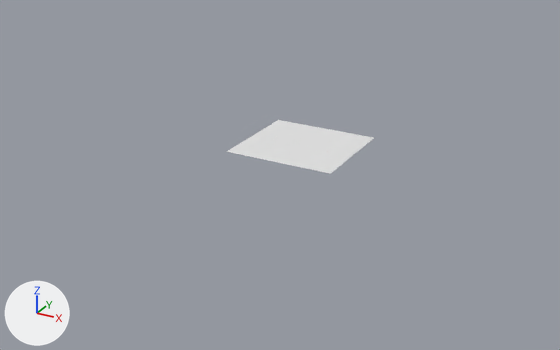
A saved change to the Blender file assets/blender/field.blend.
Rendered twice from a 50 mm lens placed at (880.0, -1722.0, 758.0), pointed at (-35.0, -59.0, -74.0). The axes (+X, +Y, +Z) are drawn at lower left. The lights are the same throughout. The older version comes first.

The older version as bpy lines, for what is in view:
```python
me_plane = bpy.data.meshes.new('Plane')
me_plane.from_pydata([(-150.0, -140.0, 0.0), (150.0, -140.0, 0.0), (-150.0, 140.0, 0.0), (150.0, 140.0, 0.0)], [], [(0, 1, 3, 2)])
ob_ground = bpy.data.objects.new('Ground', me_plane)
ob_ground.location = (0.0, 0.0, 0.0)
```
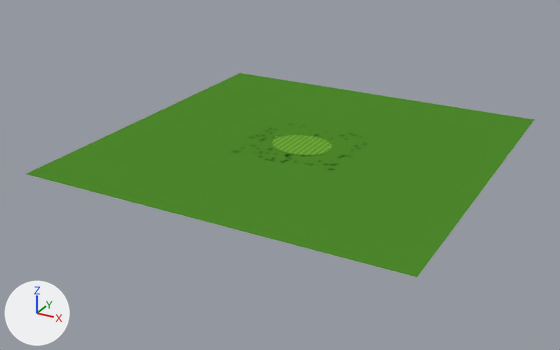
Where the change shows, as pixel boxes [x1, y1, x2, y2] in the pictures (560 x 350 px):
'Grass_Outer', added (green): after [27, 73, 534, 277]
'Turf_Oval', added (green): after [272, 135, 332, 155]
    faces in mat_turfstripelight (green #74ad3c): [272, 135, 332, 155]
    faces in mat_turfstripedark (green #5e9733): [272, 135, 332, 155]
part 1 of me_plane, reshaped: before [226, 120, 374, 174]; after [233, 124, 368, 170]

What changed in the scene script:
```text
Add mat_grasspatch:
    mat_grasspatch = principled_material('GrassPatch')
    mat_grasspatch.base_color = (0.0545, 0.195, 0.0203)  # dark green #427a27
    mat_grasspatch.roughness = 1.0
    mat_grasspatch.specular_ior_level = 0.0
Add mat_turfstripedark:
    mat_turfstripedark = principled_material('TurfStripeDark')
    mat_turfstripedark.base_color = (0.112, 0.309, 0.0331)  # green #5e9733
    mat_turfstripedark.roughness = 1.0
    mat_turfstripedark.specular_ior_level = 0.0
Add mat_turfstripelight:
    mat_turfstripelight = principled_material('TurfStripeLight')
    mat_turfstripelight.base_color = (0.175, 0.418, 0.0452)  # green #74ad3c
    mat_turfstripelight.roughness = 1.0
    mat_turfstripelight.specular_ior_level = 0.0
Add mat_grassouter:
    mat_grassouter = principled_material('GrassOuter')
    mat_grassouter.base_color = (0.0782, 0.254, 0.0262)  # green #4f8a2d
    mat_grassouter.roughness = 1.0
    mat_grassouter.specular_ior_level = 0.0
Change me_plane:
    used by ob_ground; location = (0.0, 0.0, 0.0)
    remove me_plane.from_pydata(...)  # 4 vertices, 1 face; spans x -150.0..150.0, y -140.0..140.0, z 0.0
    add me_plane.from_pydata(...)  # 856 vertices, 214 faces; spans x -154.0..153.0, y -142.0..143.0, z 0.0
    me_plane part 1: 4 vertices removed from x -150.0..150.0, y -140.0..140.0, z 0.0; 856 vertices added at x -154.0..153.0, y -142.0..143.0, z 0.0
    add me_plane.materials.append(mat_grasspatch)  # dark green #427a27
Add me_turf_oval:
    me_turf_oval.from_pydata(...)  # 660 vertices, 22 faces; spans x -81.0..81.0, y -68.0..68.0, z 0.0
    # faces by material slot: [11, 11]
    me_turf_oval.materials.append(mat_turfstripelight)  # green #74ad3c
    me_turf_oval.materials.append(mat_turfstripedark)  # green #5e9733
Add me_plane_1:
    me_plane_1.from_pydata([(-500.0, -500.0, 0.0), (500.0, -500.0, 0.0), (-500.0, 500.0, 0.0), (500.0, 500.0, 0.0)], [], [(0, 1, 3, 2)])
    me_plane_1.materials.append(mat_grassouter)  # green #4f8a2d
Add ob_turf_oval:
    ob_turf_oval = bpy.data.objects.new('Turf_Oval', me_turf_oval)
    ob_turf_oval.location = (0.0, 0.0, 0.0)
Add ob_grass_outer:
    ob_grass_outer = bpy.data.objects.new('Grass_Outer', me_plane_1)
    ob_grass_outer.location = (0.0, 0.0, 0.0)
```
